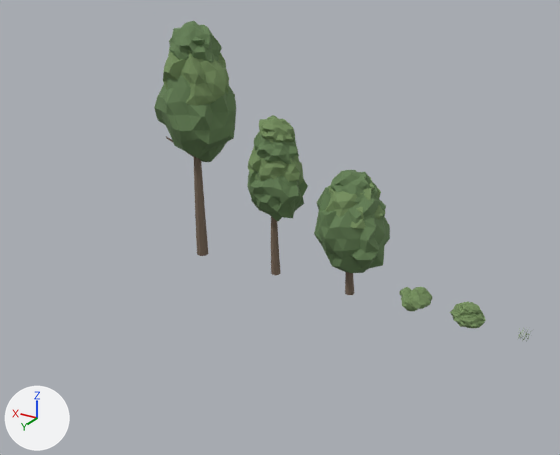
One commit to the Blender file blender_assets/scenes/M6_plants.blend: the scene before it, then after it.
Both versions are drawn from a 50 mm camera at (-16.1, 36.4, 21.3) aimed at (2.4, 5.7, 5.9). Arrows for +X, +Y and +Z are at lower left; the lights stay in place. The picture after the commit comes second.

The scene before the commit, as lines of its bpy script (objects in view):
```python
me_sm_bush_a = bpy.data.meshes.new('SM_Bush_A')
me_sm_bush_a.from_pydata(...)  # 486 vertices, 960 faces; spans x -0.93..0.95, y -0.92..0.85, z -0.1..1.3
me_sm_bush_a.materials.append(mat_m_leaf_mid)  # green #76905d
me_sm_bush_b = bpy.data.meshes.new('SM_Bush_B')
me_sm_bush_b.from_pydata(...)  # 294 vertices, 560 faces; spans x -0.85..0.89, y -1.0..1.03, z 0.19..1.3
me_sm_bush_b.materials.append(mat_m_leaf_mid)  # green #76905d
me_sm_tree_a = bpy.data.meshes.new('SM_Tree_A')
me_sm_tree_a.from_pydata(...)  # 535 vertices, 1004 faces; spans x -2.02..2.09, y -2.37..2.31, z 0.0..7.54
# faces by material slot: [44, 640, 320]
me_sm_tree_a.materials.append(mat_m_trunk)  # brown #766555
me_sm_tree_a.materials.append(mat_m_leaf_dark)  # green #658155
me_sm_tree_a.materials.append(mat_m_leaf_mid)  # green #76905d
ob_sm_bush_a = bpy.data.objects.new('SM_Bush_A', me_sm_bush_a)
ob_sm_bush_a.location = (-6.0, 0.0, 0.0)
ob_sm_bush_b = bpy.data.objects.new('SM_Bush_B', me_sm_bush_b)
ob_sm_bush_b.location = (-3.0, 0.0, 0.0)
ob_sm_tree_a = bpy.data.objects.new('SM_Tree_A', me_sm_tree_a)
ob_sm_tree_a.location = (1.0, 0.0, 0.0)
# also in view: 'SM_Tree_B' at (6.0, 0.0, 4.9); 'SM_Tree_C' at (11.6, -0.1, 7.3)
```
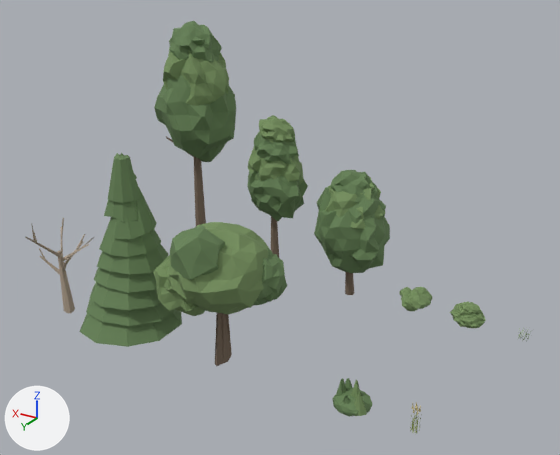
The change, as JSON lines over the scene's bpy script:
```json
{"op": "add", "block": "mat_m_reed", "code": ["mat_m_reed = principled_material('M_Reed')", "mat_m_reed.base_color = (0.33, 0.4, 0.13)  # green #9baa65", "mat_m_reed.roughness = 0.9"]}
{"op": "add", "block": "mat_m_reed_head", "code": ["mat_m_reed_head = principled_material('M_Reed_Head')", "mat_m_reed_head.base_color = (0.6, 0.51, 0.25)  # beige #cbbd89", "mat_m_reed_head.roughness = 0.85"]}
{"op": "add", "block": "mat_m_bark_dry", "code": ["mat_m_bark_dry = principled_material('M_Bark_Dry')", "mat_m_bark_dry.base_color = (0.42, 0.34, 0.26)  # beige #ad9e8b", "mat_m_bark_dry.roughness = 0.95"]}
{"op": "add", "block": "me_sm_grass_reed", "code": ["me_sm_grass_reed = bpy.data.meshes.new('SM_Grass_Reed')", "me_sm_grass_reed.from_pydata(...)  # 264 vertices, 165 faces; spans x -0.28..0.2, y -0.2..0.35, z 0.0..1.52", "# faces by material slot: [60, 105]", "me_sm_grass_reed.materials.append(mat_m_reed)  # green #9baa65", "me_sm_grass_reed.materials.append(mat_m_reed_head)  # beige #cbbd89"]}
{"op": "add", "block": "me_sm_bush_c", "code": ["me_sm_bush_c = bpy.data.meshes.new('SM_Bush_C')", "me_sm_bush_c.from_pydata(...)  # 132 vertices, 200 faces; spans x -0.89..0.88, y -0.89..0.85, z 0.0..1.63", "# faces by material slot: [152, 48]", "me_sm_bush_c.materials.append(mat_m_leaf_dark)  # green #658155", "me_sm_bush_c.materials.append(mat_m_leaf_mid)  # green #76905d"]}
{"op": "add", "block": "me_sm_tree_f", "code": ["me_sm_tree_f = bpy.data.meshes.new('SM_Tree_F')", "me_sm_tree_f.from_pydata(...)  # 172 vertices, 219 faces; spans x -1.9..1.28, y -1.75..1.68, z 0.0..5.74", "me_sm_tree_f.materials.append(mat_m_bark_dry)  # beige #ad9e8b"]}
{"op": "add", "block": "me_sm_tree_e", "code": ["me_sm_tree_e = bpy.data.meshes.new('SM_Tree_E')", "me_sm_tree_e.from_pydata(...)  # 236 vertices, 321 faces; spans x -2.41..2.61, y -2.64..2.79, z 0.0..9.98", "# faces by material slot: [21, 300]", "me_sm_tree_e.materials.append(mat_m_trunk)  # brown #766555", "me_sm_tree_e.materials.append(mat_m_leaf_dark)  # green #658155"]}
{"op": "add", "block": "me_sm_tree_d", "code": ["me_sm_tree_d = bpy.data.meshes.new('SM_Tree_D')", "me_sm_tree_d.from_pydata(...)  # 546 vertices, 1064 faces; spans x -2.85..3.16, y -2.43..2.61, z 0.0..7.81", "# faces by material slot: [24, 640, 400]", "me_sm_tree_d.materials.append(mat_m_trunk)  # brown #766555", "me_sm_tree_d.materials.append(mat_m_leaf_mid)  # green #76905d", "me_sm_tree_d.materials.append(mat_m_leaf_dark)  # green #658155"]}
{"op": "add", "block": "ob_sm_grass_reed", "code": ["ob_sm_grass_reed = bpy.data.objects.new('SM_Grass_Reed', me_sm_grass_reed)", "ob_sm_grass_reed.location = (-7.0, 10.0, 0.0)"]}
{"op": "add", "block": "ob_sm_bush_c", "code": ["ob_sm_bush_c = bpy.data.objects.new('SM_Bush_C', me_sm_bush_c)", "ob_sm_bush_c.location = (-4.0, 10.0, 0.0)"]}
{"op": "add", "block": "ob_sm_tree_f", "code": ["ob_sm_tree_f = bpy.data.objects.new('SM_Tree_F', me_sm_tree_f)", "ob_sm_tree_f.location = (13.5, 10.0, 0.0)"]}
{"op": "add", "block": "ob_sm_tree_e", "code": ["ob_sm_tree_e = bpy.data.objects.new('SM_Tree_E', me_sm_tree_e)", "ob_sm_tree_e.location = (8.5, 10.0, 0.0)"]}
{"op": "add", "block": "ob_sm_tree_d", "code": ["ob_sm_tree_d = bpy.data.objects.new('SM_Tree_D', me_sm_tree_d)", "ob_sm_tree_d.location = (3.0, 10.0, 0.0)"]}
```

Boxes [x1, y1, x2, y2] around the edits, measured in the pictures (560 x 455 px):
```json
{"object": "SM_Tree_E", "change": "added", "after": [79, 153, 182, 347]}
{"object": "SM_Tree_D", "change": "added", "after": [153, 222, 287, 366], "faces in mat_m_leaf_mid (green #76905d)": [153, 222, 272, 316], "faces in mat_m_leaf_dark (green #658155)": [170, 225, 287, 306], "faces in mat_m_trunk (brown #766555)": [215, 313, 232, 366]}
{"object": "SM_Bush_C", "change": "added", "after": [332, 378, 373, 417], "on screen": "green", "faces in mat_m_leaf_dark (green #658155)": [332, 378, 373, 417], "faces in mat_m_leaf_mid (green #76905d)": [351, 379, 367, 416]}
{"object": "SM_Tree_F", "change": "added", "after": [26, 217, 95, 314]}
{"object": "SM_Grass_Reed", "change": "added", "after": [410, 402, 422, 433]}
```
